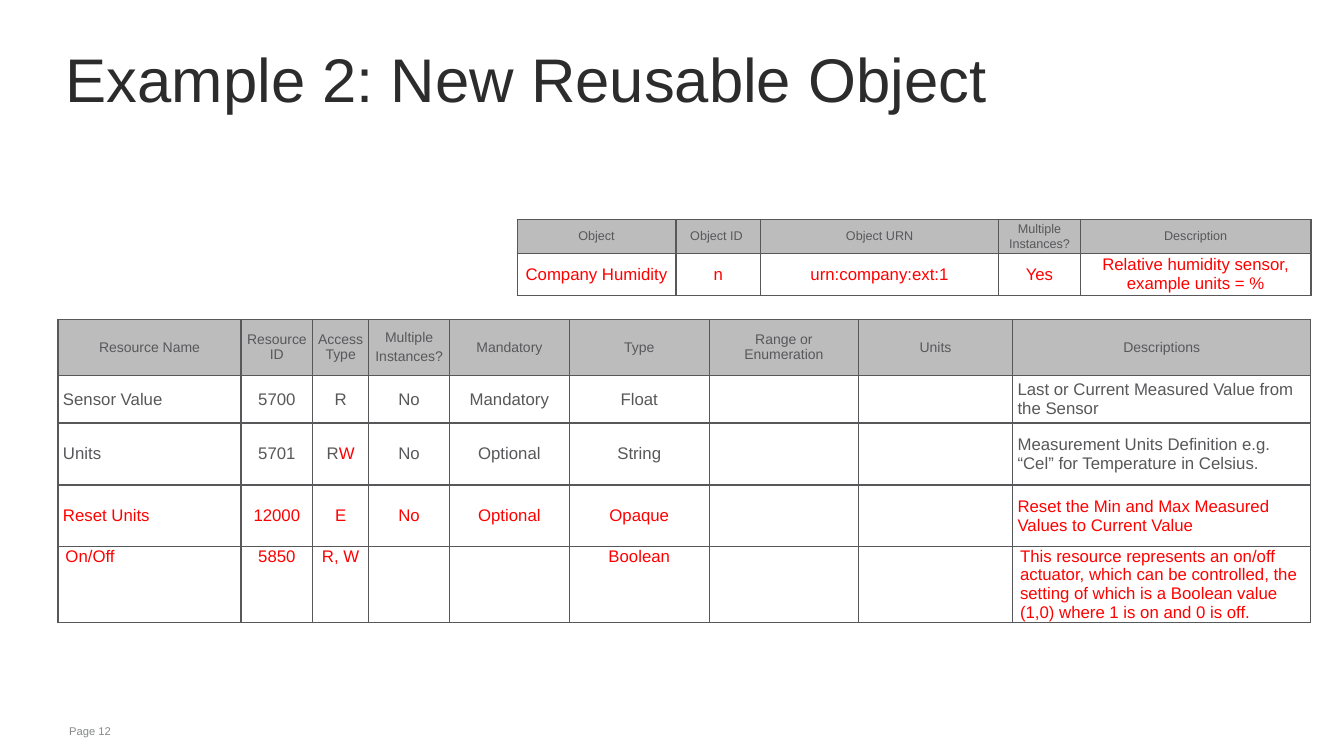
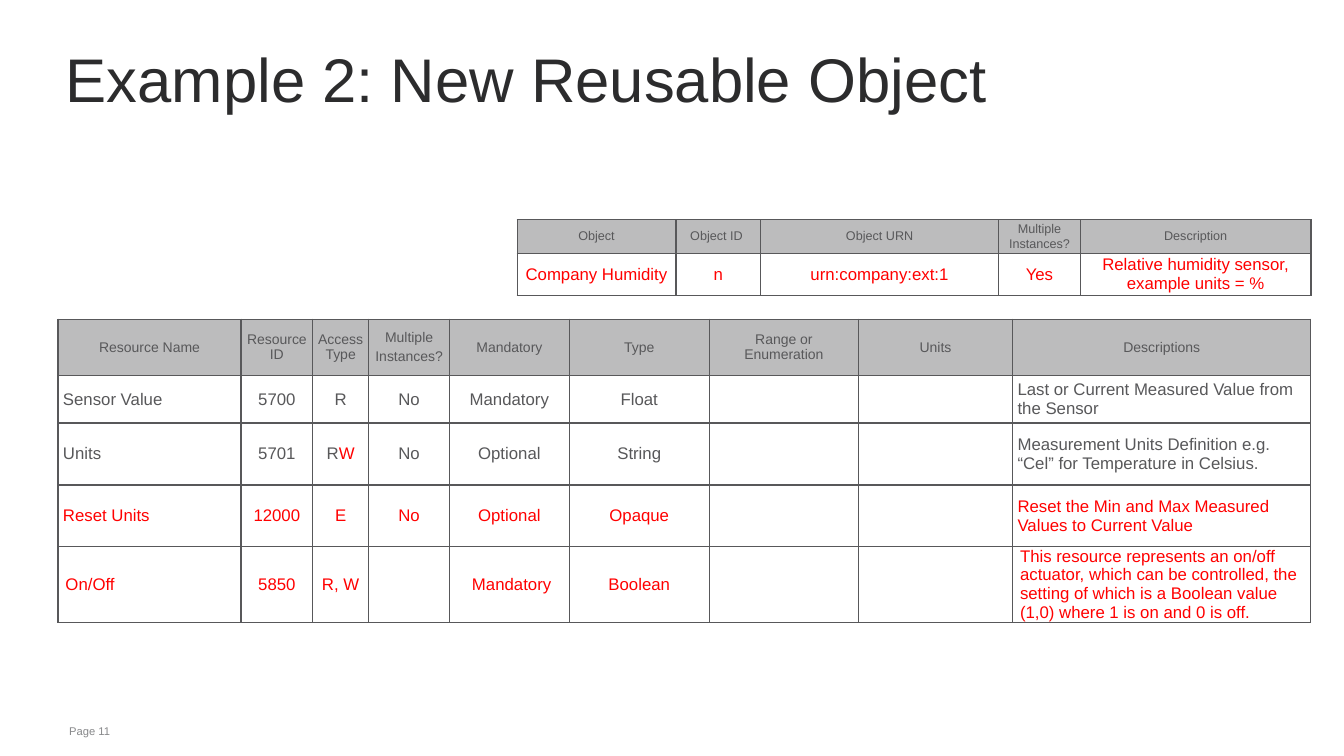
Before and after one commit to jaimejim/iot-playground, a slide deck: slide 11 of Documentation/IPSO_Intro_W3C.pptx (slide 12 before the commit). Drawn at 1344x756 pixels with LibreOffice and Linux fonts; fonts in the diff are those of the drawing; background and template pictures are left out. Boxes give left, top, right and bottom in pixels: in the first picture for what was removed or moved away, otherwise in the second. Text is boxed around its words. In the diff, an @@ line names an element or a change of style, - is before the commit and + after.

```diff
--- a/Documentation/IPSO_Intro_W3C.pptx
+++ b/Documentation/IPSO_Intro_W3C.pptx
@@ table at (x1=57, y1=320, x2=1312, y2=630) @@
-row 5, column 5: 
+row 5, column 5: Mandatory
@@ page number at (x1=69, y1=727, x2=110, y2=737): text changed @@
-Page 12
+Page 11
```
Also in this commit, not shown: 6 other slides changed, 1 slide removed.
